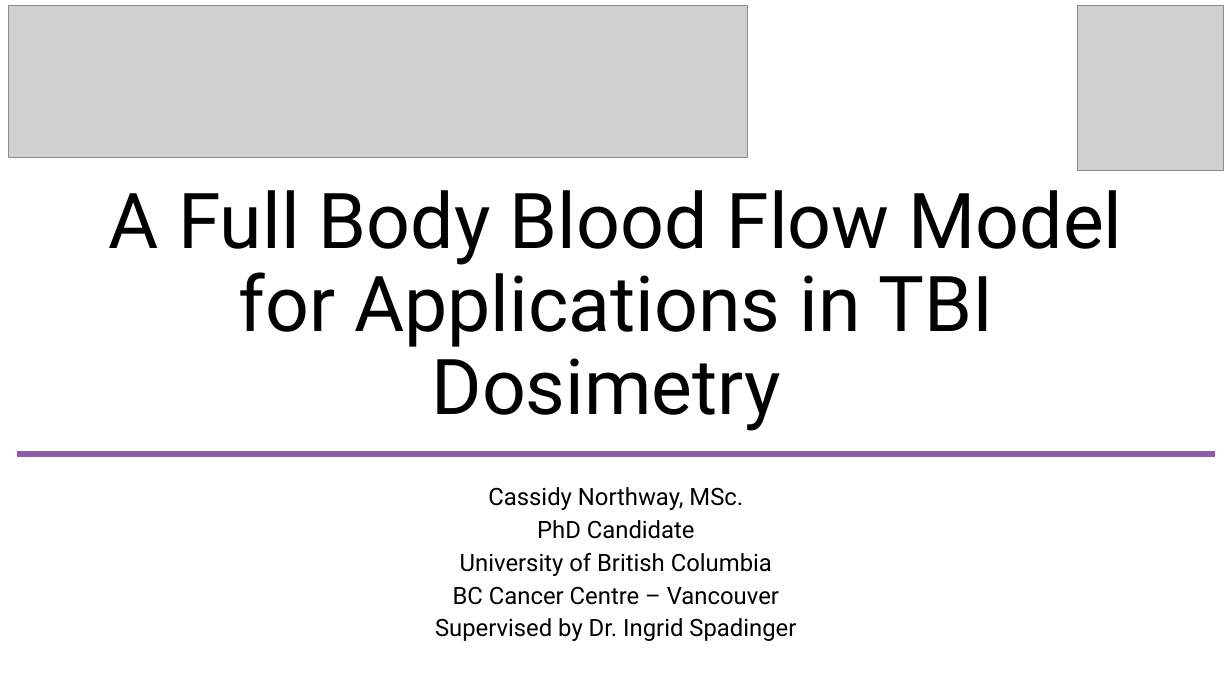
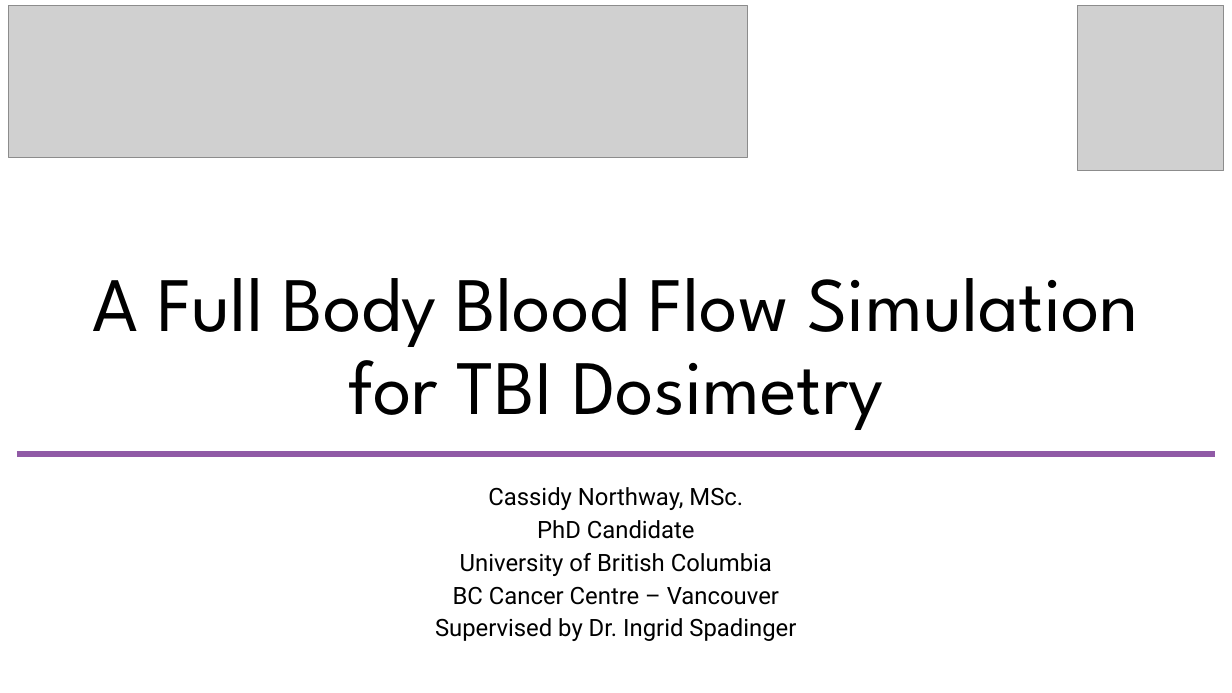
Before and after one commit to CNorthwayMedPhys/Full-Body-Flow-Model-Project, a slide deck: slide 1 of Working Documents/COMP2025.pptx (slide 2 before the commit). Drawn at 1232x693 pixels with LibreOffice and Linux fonts; fonts in the diff are those of the drawing; grey boxes stand for pictures. Boxes give left, top, right and bottom in pixels: in the first picture for what was removed or moved away, otherwise in the second. Text is boxed around its words. In the diff, an @@ line names an element or a change of style, - is before the commit and + after.

```diff
--- a/Working Documents/COMP2025.pptx
+++ b/Working Documents/COMP2025.pptx
@@ title at box(92, 278, 1138, 430): text changed; font Roboto to League Spartan @@
-A Full Body Blood Flow Model for Applications in TBI Dosimetry
+A Full Body Blood Flow Simulation for TBI Dosimetry
```
Also in this commit, not shown: 5 other slides changed, 11 slides added, 5 slides removed, 15 other files.
